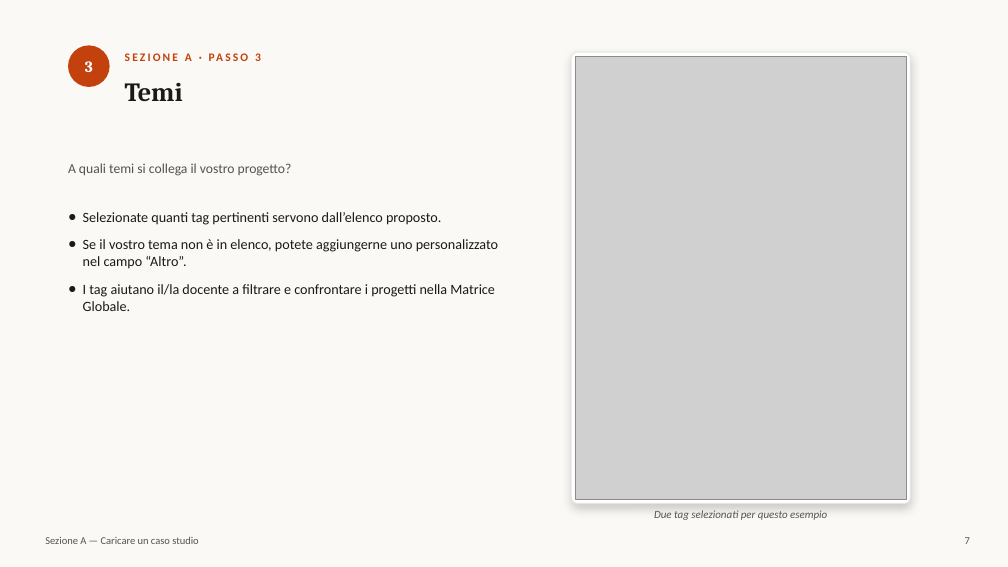
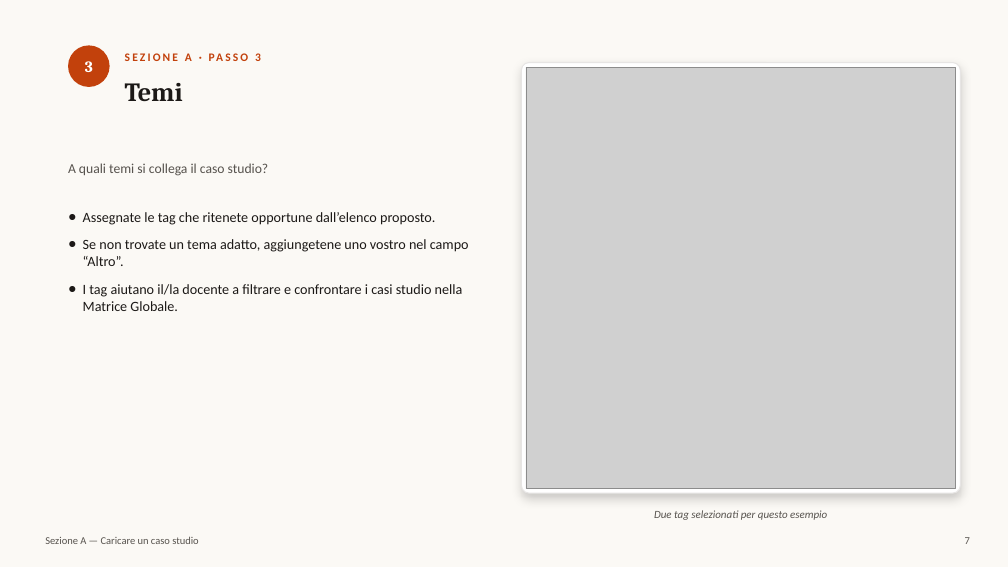
Before and after one commit to leonardomoiso-wq/design3v3, a slide deck: slide 7 of public/manuali/manuale-design-case-studies.pptx. Drawn at 1008x567 pixels with LibreOffice and Linux fonts; fonts in the diff are those of the drawing; grey boxes stand for pictures. Boxes give left, top, right and bottom in pixels: in the first picture for what was removed or moved away, otherwise in the second. Text is boxed around its words. In the diff, an @@ line names an element or a change of style, - is before the commit and + after.

```diff
--- a/public/manuali/manuale-design-case-studies.pptx
+++ b/public/manuali/manuale-design-case-studies.pptx
@@ rounded rectangle: place and size @@
-rounded rectangle at (572, 52, 911, 504)
+rounded rectangle at (522, 63, 961, 494)
@@ picture: place and size @@
-picture at (576, 57, 907, 499)
+picture at (526, 67, 957, 489)
@@ text at (68, 163, 269, 176): text changed @@
-A quali temi si collega il vostro progetto?
+A quali temi si collega il caso studio?
@@ text at (83, 212, 469, 311): text changed @@
-● Selezionate quanti tag pertinenti servono dall’elenco proposto.
-● Se il vostro tema non è in elenco, potete aggiungerne uno personalizzato nel campo “Altro”.
-● I tag aiutano il/la docente a filtrare e confrontare i progetti nella Matrice Globale.
+● Assegnate le tag che ritenete opportune dall’elenco proposto.
+● Se non trovate un tema adatto, aggiungetene uno vostro nel campo “Altro”.
+● I tag aiutano il/la docente a filtrare e confrontare i casi studio nella Matrice Globale.
```
Also in this commit, not shown: 13 other slides changed, 5 other files.
